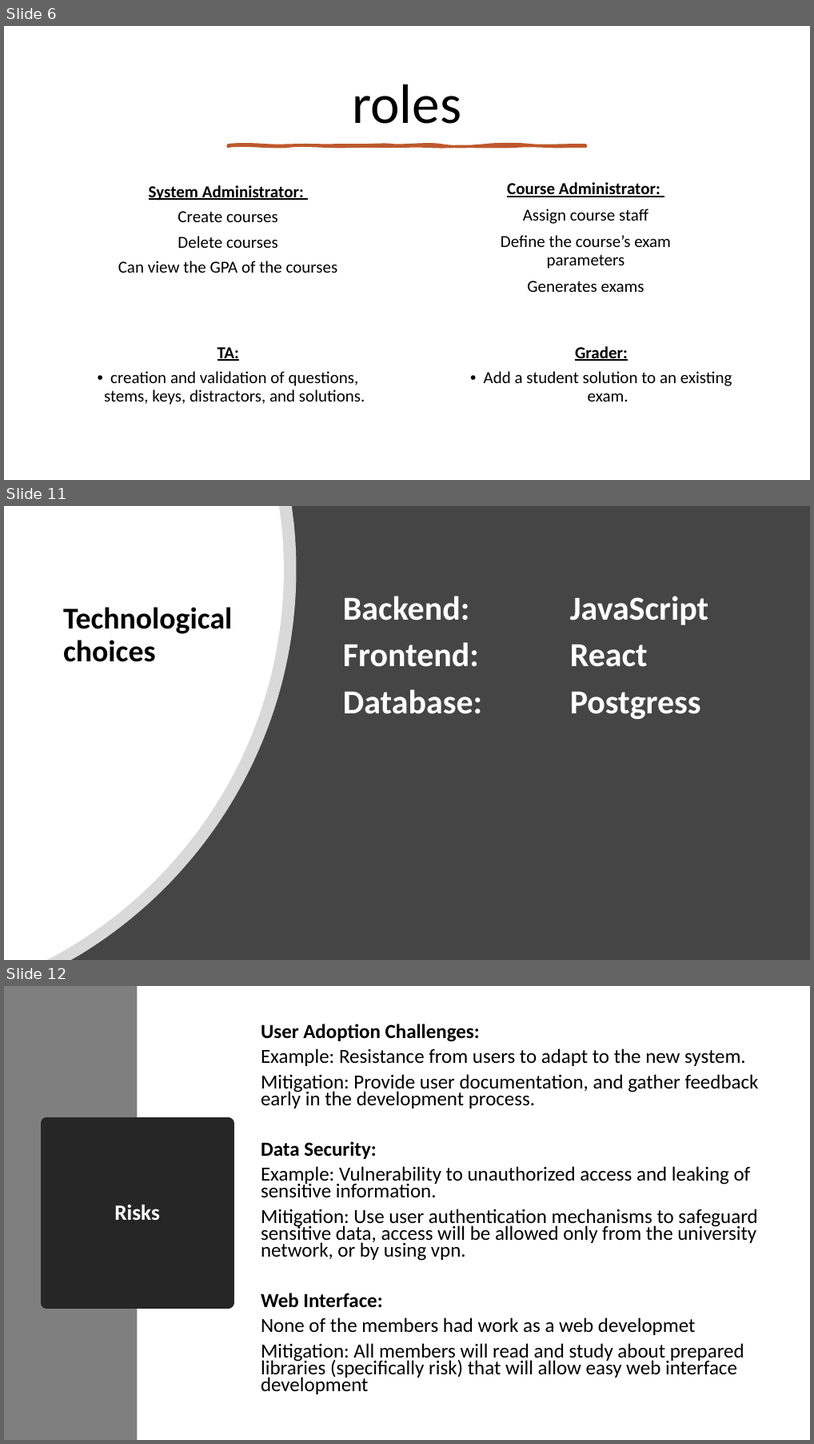
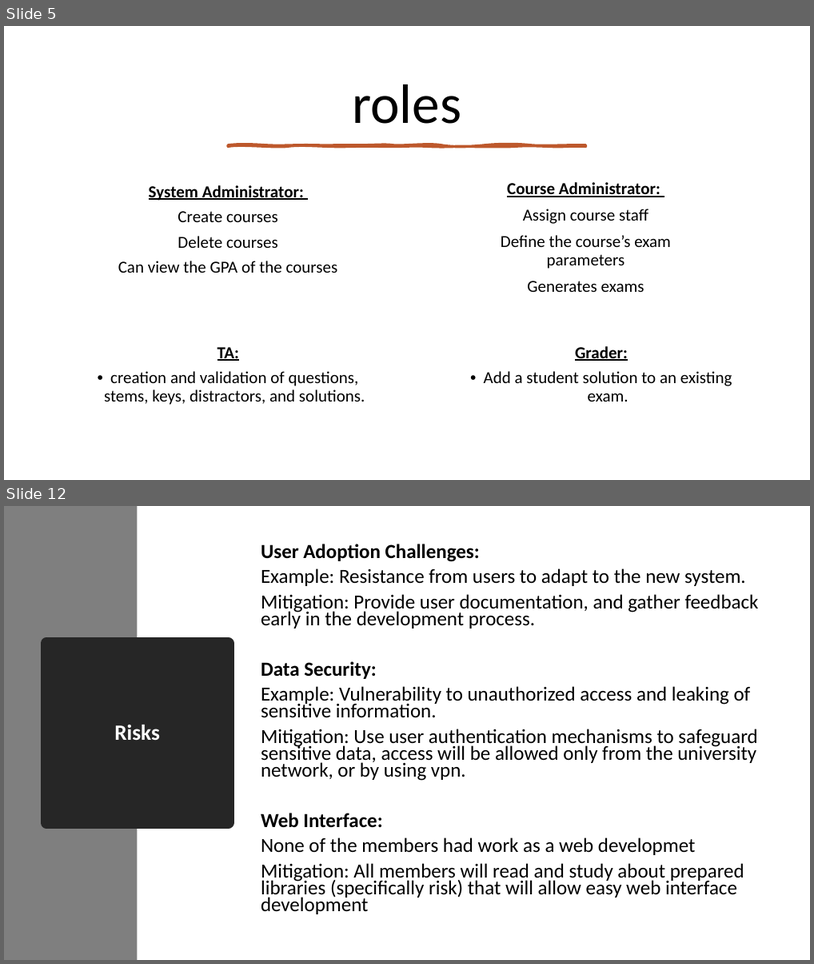
Before and after one commit to RoiTief/Exam-Management-System, a slide deck: docs/Proof of concept presentation.pptx. Shown one above the other, each under a label of ours: slides 6, 11 and 12 before the commit, slides 5 and 12 after it; the slides between them are not shown. The pictures are 814x1444 and 814x964 pixels, drawn with LibreOffice and Linux fonts; fonts in the diff are those of the drawing. Boxes give left, top, right and bottom in pixels: in the first picture for what was removed or moved away, otherwise in the second. Text is boxed around its words. In the diff, an @@ line names an element or a change of style, - is before the commit and + after.

```diff
--- a/docs/Proof of concept presentation.pptx
+++ b/docs/Proof of concept presentation.pptx
@@ slide 11 removed at (4,506,810,960), background #454545 @@
@@ freeform shape removed at (4,506,297,960) @@
@@ freeform shape removed at (4,506,284,960) @@
@@ table removed at (338,584,791,816), 5 rows, 2 columns @@
-Backend: | JavaScript
-Frontend: | React
-Database: | Postgress
- | 
- | 
@@ title removed at (63,607,232,662) @@
-Technological choices
@@ what was slide 6 is now slide 5 @@
```
Also in this commit, not shown: 4 slides changed, 4 slides added, 7 other slides removed.
